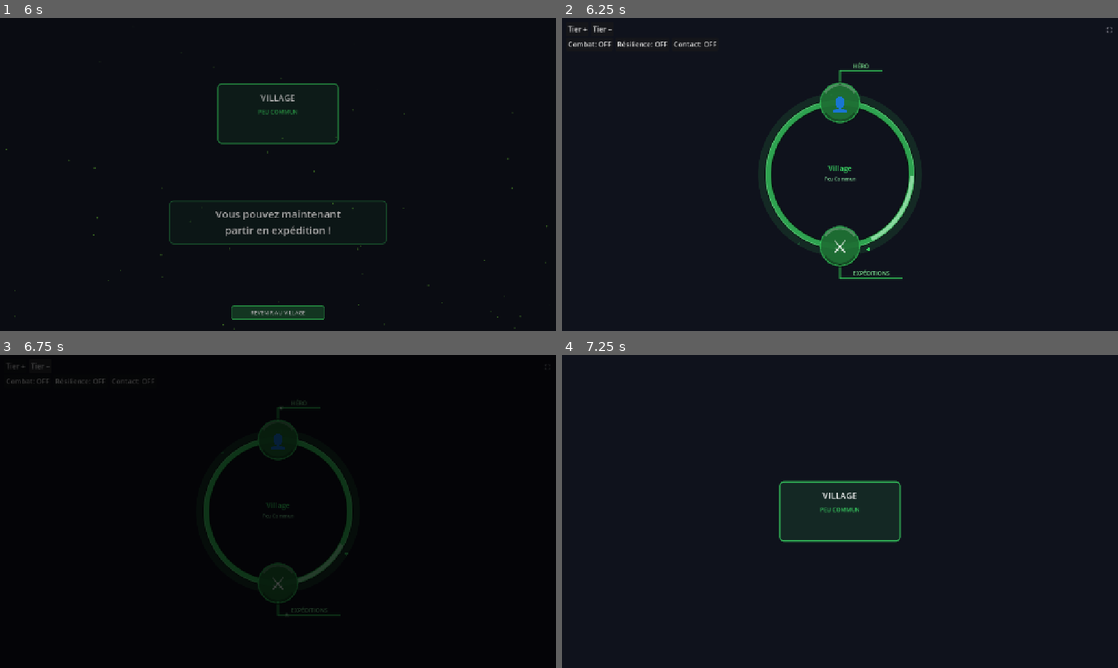
Above: before the commit, frames 1-4 (two rows, left to right).
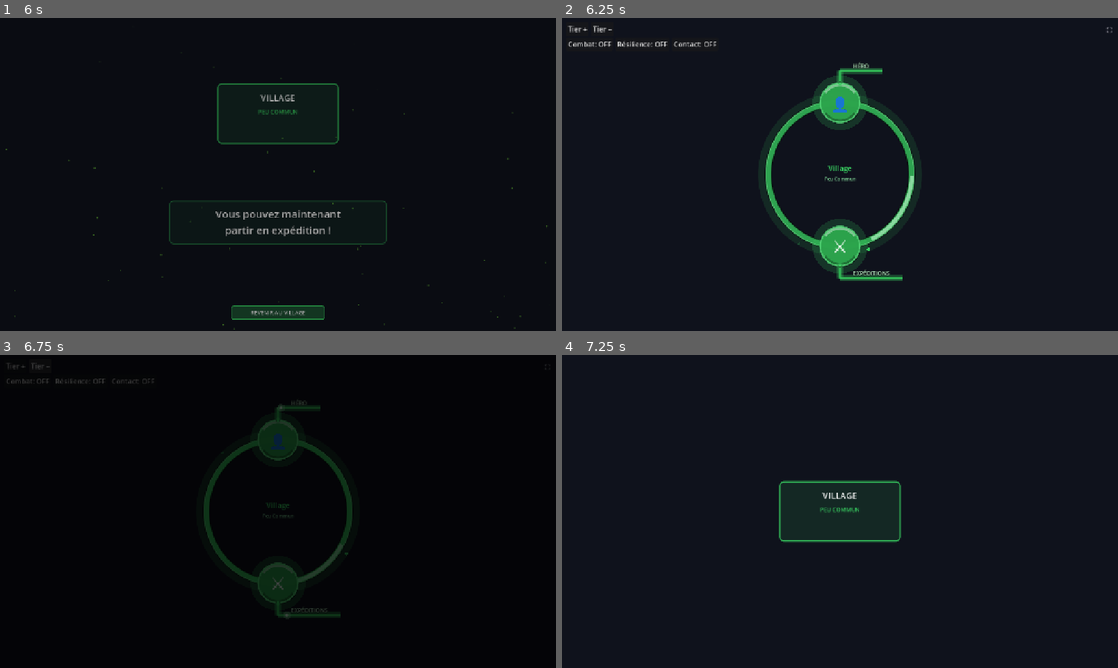
Above: after the commit, the same moments.

Repository: Rhend/Reliquary
Game: Godot game, scene res://scenes/village/village.tscn
Two runs of this game, one before a commit and one after it. Both use one fixed random seed, a clock stepped at 60 frames per second and the inputs below.
Inputs (mouse positions are in pixels of both pictures, inside the frame that each line leads up to):
- Up to frame 1 (6 s): click "Tier +" at 0.5 s; tap Enter at 1.25, 1.35, 2.85, 4.35 s; move the mouse to (400, 158) at 1.27 s; click (400, 158) at 1.42 s; tap Space at 1.52, 4.52 s; drag from (166, 190) to (250, 237) at 2.02 s; move the mouse to (333, 105) at 2.77 s; click (333, 105) at 2.92 s; drag from (250, 237) to (111, 127) at 3.52 s; move the mouse to (444, 221) at 4.27 s; click (444, 221) at 4.42 s; drag from (111, 127) to (194, 96) at 5.02 s; click "REVENIR AU VILLAGE" at 5.75 s
- Up to frame 2 (6.25 s): no input
- Up to frame 3 (6.75 s): click "Tier −" at 6.5 s
- Up to frame 4 (7.25 s): no input

Frame 1 is identical in both runs. In frame 2, 3.0% of the frame differs, in the area x 45-62%, y 14-84%; in frame 3, 0.1%; in frame 4, nothing differs.

Commit message:
feat(ui): HexItem — boutons hexagonaux plus lumineux et saturés
- Fond des formes : darkened 0.45→0.20/0.22 (couleur tier beaucoup plus visible)
- Lueur de fond permanente (bloom) sur cercle et hexagone
- Callout lines : halo large 14px alpha 0.28-0.40 + halo intermédiaire 5px
- Core line callout : 1.5→2.0px, alpha 0.90→1.0
- Particule animée : halo 9px + core 4px + reflet blanc 1.8px (était 5.5/2.8/1.2)
- Bordures : alpha 0.50+0.22→0.75+0.25, lightened pour plus d''éclat
- Reflet haut (highlight arc) : alpha 0.22→0.38, épaisseur 4→5px
- Label texte callout : lightened 0.35→0.65 (plus lisible)
- Hover/selected : glow plus fort et plus large

Co-Authored-By: Claude Sonnet 4.6 <noreply@anthropic.com>

Diff:
--- a/scenes/village/widgets/HexItem.gd
+++ b/scenes/village/widgets/HexItem.gd
@@ -80,24 +80,32 @@
 	var stem_len := p0.distance_to(p1)
 	var total    := stem_len + bar_len
 
-	var black := Color(0.0, 0.0, 0.0, 0.40)
+	var black := Color(0.0, 0.0, 0.0, 0.45)
 	var base  := Color(tier_color.r, tier_color.g, tier_color.b,
-			0.72 + 0.10 * sin(_t * 1.8))
-
+			0.90 + 0.10 * sin(_t * 1.8))
+
+	# Halo large autour de la ligne — bien visible
 	var glow := Color(tier_color.r, tier_color.g, tier_color.b,
-			0.08 + 0.05 * sin(_t * 1.5))
-	draw_line(p0, p1, glow, 8.0, true)
-	draw_line(p1, p2, glow, 8.0, true)
+			0.28 + 0.12 * sin(_t * 1.5))
+	draw_line(p0, p1, glow, 14.0, true)
+	draw_line(p1, p2, glow, 14.0, true)
+	# Halo intermédiaire
+	var glow2 := Color(tier_color.r, tier_color.g, tier_color.b,
+			0.50 + 0.10 * sin(_t * 1.5))
+	draw_line(p0, p1, glow2, 5.0, true)
+	draw_line(p1, p2, glow2, 5.0, true)
 
 	draw_line(p0, p1, black, 3.0, true)
 	draw_line(p1, p2, black, 3.0, true)
-	draw_line(p0, p1, base, 1.5, true)
-	draw_line(p1, p2, base, 1.5, true)
-
-	var dot_r := 2.0 + 0.7 * sin(_t * 3.2)
+	draw_line(p0, p1, base, 2.0, true)
+	draw_line(p1, p2, base, 2.0, true)
+
+	var dot_r := 2.5 + 0.8 * sin(_t * 3.2)
+	draw_circle(p0, dot_r + 2.5, Color(tier_color.r, tier_color.g, tier_color.b, 0.40))
 	draw_circle(p0, dot_r + 1.5, black)
 	draw_circle(p0, dot_r, base)
 
+	# Particule animée le long du callout
 	var prog := fmod(_t * 0.55, 1.0)
 	var dist := prog * total
 	var pp   : Vector2
@@ -106,52 +114,62 @@
 	else:
 		pp = p1.lerp(p2, (dist - stem_len) / bar_len)
 	var pa   := sin(prog * PI)
-	var pc   := tier_color.lightened(0.45); pc.a = pa * 0.85
-	var pcg  := Color(pc.r, pc.g, pc.b, pa * 0.25)
-	draw_circle(pp, 5.5, pcg)
-	draw_circle(pp, 2.8, pc)
-	draw_circle(pp, 1.2, Color(1.0, 1.0, 1.0, pa * 0.90))
+	var pc   := tier_color.lightened(0.55); pc.a = pa * 0.95
+	var pcg  := Color(pc.r, pc.g, pc.b, pa * 0.45)
+	draw_circle(pp, 9.0, pcg)
+	draw_circle(pp, 4.0, pc)
+	draw_circle(pp, 1.8, Color(1.0, 1.0, 1.0, pa))
 
 	var tx  := minf(p1.x, p2.x)
 	var tp  := Vector2(tx, p1.y - 6.0)
-	var tco := Color(0.0, 0.0, 0.0, 0.50)
+	var tco := Color(0.0, 0.0, 0.0, 0.70)
 	for ofs: Vector2 in [Vector2(1,0), Vector2(-1,0), Vector2(0,1), Vector2(0,-1)]:
 		draw_string(font, tp + ofs, label_text,
 				HORIZONTAL_ALIGNMENT_CENTER, bar_len, fsz, tco)
 	draw_string(font, tp, label_text,
 			HORIZONTAL_ALIGNMENT_CENTER, bar_len, fsz,
-			tier_color.lightened(0.35))
+			tier_color.lightened(0.65))
 
 func _round(c: Vector2, with_fx: bool) -> void:
 	var r: float = hex_radius * 0.78
+
+	# Lueur de fond permanente
+	var bloom := tier_color; bloom.a = 0.18 + 0.08 * sin(_t * 1.4)
+	draw_circle(c, r + 18.0, bloom)
+
 	if with_fx:
-		var og := tier_color; og.a = 0.08 + 0.05 * sin(_t * 1.4)
+		var og := tier_color; og.a = 0.22 + 0.10 * sin(_t * 1.4)
 		draw_circle(c, r + 12.0, og)
-	draw_circle(c + Vector2(2.0, 3.5), r, Color(0, 0, 0, 0.35))
-	var fill := tier_color.darkened(0.45); fill.a = 0.92
+
+	draw_circle(c + Vector2(2.0, 3.5), r, Color(0, 0, 0, 0.45))
+	var fill := tier_color.darkened(0.20); fill.a = 0.96
 	draw_circle(c, r, fill)
-	draw_arc(c, r - 4.0, -PI * 0.80, -PI * 0.20, 16, Color(1, 1, 1, 0.22), 4.0, true)
-	draw_arc(c, r - 4.0,  PI * 0.20,  PI * 0.80, 16, Color(0, 0, 0, 0.25), 4.0, true)
-	var border := tier_color; border.a = 0.50 + 0.22 * sin(_t * 1.8)
-	draw_arc(c, r, 0.0, TAU, 64, border, 2.0, true)
+	# Reflet haut (highlight)
+	draw_arc(c, r - 4.0, -PI * 0.80, -PI * 0.20, 16, Color(1, 1, 1, 0.38), 5.0, true)
+	draw_arc(c, r - 4.0,  PI * 0.20,  PI * 0.80, 16, Color(0, 0, 0, 0.28), 4.0, true)
+	# Bordure lumineuse pulsée
+	var border := tier_color.lightened(0.15); border.a = 0.75 + 0.25 * sin(_t * 1.8)
+	draw_arc(c, r, 0.0, TAU, 64, border, 2.5, true)
+
 	if with_fx:
-		var rim := tier_color.lightened(0.35); rim.a = 0.45
-		draw_arc(c, r - 2.0, 0.0, TAU, 64, rim, 1.0, true)
-		var outline := tier_color; outline.a = 0.28 + 0.12 * sin(_t * 1.5)
-		draw_arc(c, r + 9.0, 0.0, TAU, 64, outline, 1.5, true)
+		var rim := tier_color.lightened(0.55); rim.a = 0.60
+		draw_arc(c, r - 2.0, 0.0, TAU, 64, rim, 1.5, true)
+		var outline := tier_color; outline.a = 0.45 + 0.20 * sin(_t * 1.5)
+		draw_arc(c, r + 9.0, 0.0, TAU, 64, outline, 2.0, true)
 		var sa := _t * 1.3
-		var sh := tier_color.lightened(0.65); sh.a = 0.82
-		draw_arc(c, r, sa, sa + 1.0, 20, sh, 3.5, true)
+		var sh := tier_color.lightened(0.80); sh.a = 0.92
+		draw_arc(c, r, sa, sa + 1.0, 20, sh, 4.5, true)
+
 	if is_selected:
-		var gr: float = 12.0 if with_fx else 8.0
-		var glow := tier_color; glow.a = 0.35
-		draw_arc(c, r + gr, 0.0, TAU, 48, glow, 5.0, true)
-		draw_arc(c, r, 0.0, TAU, 64, tier_color, 2.5, true)
+		var gr: float = 14.0 if with_fx else 10.0
+		var glow := tier_color; glow.a = 0.50
+		draw_arc(c, r + gr, 0.0, TAU, 48, glow, 7.0, true)
+		draw_arc(c, r, 0.0, TAU, 64, tier_color.lightened(0.3), 3.0, true)
 	elif is_hovered:
-		var ex: float = 14.0 if with_fx else 12.0
-		var corona := tier_color; corona.a = 0.20
+		var ex: float = 16.0 if with_fx else 14.0
+		var corona := tier_color; corona.a = 0.30
 		draw_circle(c, r + ex, corona)
-		draw_arc(c, r, 0.0, TAU, 64, tier_color.lightened(0.2), 3.0, true)
+		draw_arc(c, r, 0.0, TAU, 64, tier_color.lightened(0.4), 3.5, true)
 
 func _hexa(c: Vector2, with_fx: bool, with_pulse: bool) -> void:
 	var eff_r: float = hex_radius
@@ -159,52 +177,62 @@
 		eff_r += sin(_t * 2.5) * 3.0
 	var pts := _hex(c, eff_r)
 
-	draw_colored_polygon(_hex(c + Vector2(2.5, 4.0), eff_r), Color(0, 0, 0, 0.40))
-
-	var base := tier_color.darkened(0.42); base.a = 0.95
+	# Lueur de fond permanente
+	var bloom := tier_color; bloom.a = 0.20 + 0.08 * sin(_t * 1.3)
+	draw_colored_polygon(_hex(c, eff_r + 20.0), bloom)
+
+	draw_colored_polygon(_hex(c + Vector2(2.5, 4.0), eff_r), Color(0, 0, 0, 0.50))
+
+	var base := tier_color.darkened(0.22); base.a = 0.97
 	draw_colored_polygon(pts, base)
-	draw_colored_polygon(PackedVector2Array([c, pts[3], pts[4], pts[5], pts[0]]), Color(1, 1, 1, 0.11))
-	draw_colored_polygon(PackedVector2Array([c, pts[0], pts[1], pts[2], pts[3]]), Color(0, 0, 0, 0.28))
+	# Biseaux internes lumineux/sombres
+	draw_colored_polygon(PackedVector2Array([c, pts[3], pts[4], pts[5], pts[0]]), Color(1, 1, 1, 0.18))
+	draw_colored_polygon(PackedVector2Array([c, pts[0], pts[1], pts[2], pts[3]]), Color(0, 0, 0, 0.32))
 
 	var inn := _hex(c, eff_r - 5.0)
-	draw_line(inn[3], inn[4], Color(1, 1, 1, 0.18), 1.0, true)
-	draw_line(inn[4], inn[5], Color(1, 1, 1, 0.23), 1.5, true)
-	draw_line(inn[5], inn[0], Color(1, 1, 1, 0.18), 1.0, true)
-	draw_line(inn[0], inn[1], Color(0, 0, 0, 0.22), 1.0, true)
-	draw_line(inn[1], inn[2], Color(0, 0, 0, 0.22), 1.5, true)
-	draw_line(inn[2], inn[3], Color(0, 0, 0, 0.22), 1.0, true)
-
-	var le := tier_color.lightened(0.55); le.a = 0.90
-	draw_line(pts[3], pts[4], le, 1.5, true)
-	draw_line(pts[4], pts[5], le, 2.5, true)
-	draw_line(pts[5], pts[0], le, 1.5, true)
-	draw_line(pts[0], pts[1], Color(0, 0, 0, 0.40), 1.5, true)
-	draw_line(pts[1], pts[2], Color(0, 0, 0, 0.50), 2.0, true)
-	draw_line(pts[2], pts[3], Color(0, 0, 0, 0.40), 1.5, true)
+	draw_line(inn[3], inn[4], Color(1, 1, 1, 0.28), 1.0, true)
+	draw_line(inn[4], inn[5], Color(1, 1, 1, 0.35), 1.5, true)
+	draw_line(inn[5], inn[0], Color(1, 1, 1, 0.28), 1.0, true)
+	draw_line(inn[0], inn[1], Color(0, 0, 0, 0.28), 1.0, true)
+	draw_line(inn[1], inn[2], Color(0, 0, 0, 0.28), 1.5, true)
+	draw_line(inn[2], inn[3], Color(0, 0, 0, 0.28), 1.0, true)
+
+	# Arêtes basses lumineuses
+	var le := tier_color.lightened(0.65); le.a = 0.95
+	draw_line(pts[3], pts[4], le, 2.0, true)
+	draw_line(pts[4], pts[5], le, 3.0, true)
+	draw_line(pts[5], pts[0], le, 2.0, true)
+	draw_line(pts[0], pts[1], Color(0, 0, 0, 0.50), 1.5, true)
+	draw_line(pts[1], pts[2], Color(0, 0, 0, 0.60), 2.0, true)
+	draw_line(pts[2], pts[3], Color(0, 0, 0, 0.50), 1.5, true)
+
+	# Bordure externe pulsée
+	var border := tier_color.lightened(0.20); border.a = 0.65 + 0.25 * sin(_t * 1.8)
+	_draw_border(pts, border, 2.0)
 
 	if with_fx:
-		var oc := tier_color; oc.a = 0.32 + 0.15 * sin(_t * 1.8)
-		_draw_border(_hex(c, eff_r + 8.0), oc, 1.8)
+		var oc := tier_color; oc.a = 0.50 + 0.20 * sin(_t * 1.8)
+		_draw_border(_hex(c, eff_r + 8.0), oc, 2.5)
 		var ef    := fmod(_t * 1.1, TAU) / TAU * 6.0
 		var eidx  := int(ef) % 6
 		var efrac : float = fmod(ef, 1.0)
 		var ps    := pts[eidx].lerp(pts[(eidx + 1) % 6], efrac)
 		var pe    := pts[eidx].lerp(pts[(eidx + 1) % 6], minf(efrac + 0.38, 1.0))
-		var sh    := tier_color.lightened(0.70); sh.a = 0.88
-		draw_line(ps, pe, sh, 3.5, true)
+		var sh    := tier_color.lightened(0.80); sh.a = 0.95
+		draw_line(ps, pe, sh, 4.5, true)
 
 	if is_selected:
-		_draw_border(pts, tier_color, 2.5)
-		var glow := tier_color; glow.a = 0.28
-		_draw_border(_hex(c, eff_r + 10.0), glow, 5.0)
+		_draw_border(pts, tier_color.lightened(0.3), 3.0)
+		var glow := tier_color; glow.a = 0.45
+		_draw_border(_hex(c, eff_r + 10.0), glow, 7.0)
 	elif is_hovered:
-		var expand: float = 16.0
-		if with_fx: expand = 20.0
-		var corona := tier_color; corona.a = 0.22
+		var expand: float = 18.0
+		if with_fx: expand = 22.0
+		var corona := tier_color; corona.a = 0.30
 		draw_colored_polygon(_hex(c, eff_r + expand), corona)
-		_draw_border(pts, tier_color.lightened(0.2), 3.0)
-		var soft := tier_color; soft.a = 0.40
-		_draw_border(_hex(c, eff_r + 10.0), soft, 6.0)
+		_draw_border(pts, tier_color.lightened(0.4), 3.5)
+		var soft := tier_color; soft.a = 0.55
+		_draw_border(_hex(c, eff_r + 10.0), soft, 7.0)
 
 func _hex(c: Vector2, r: float) -> PackedVector2Array:
 	var pts := PackedVector2Array()
